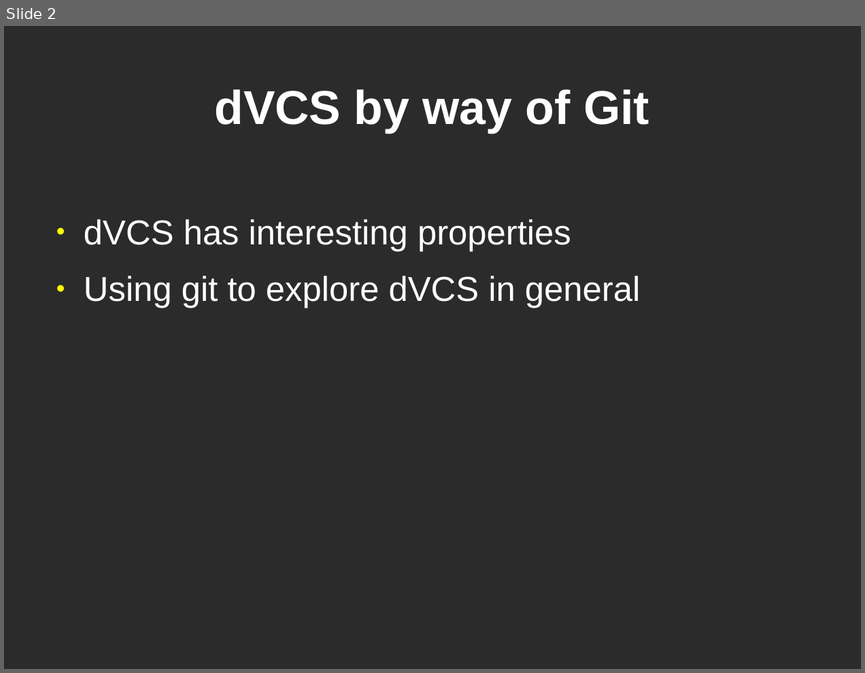
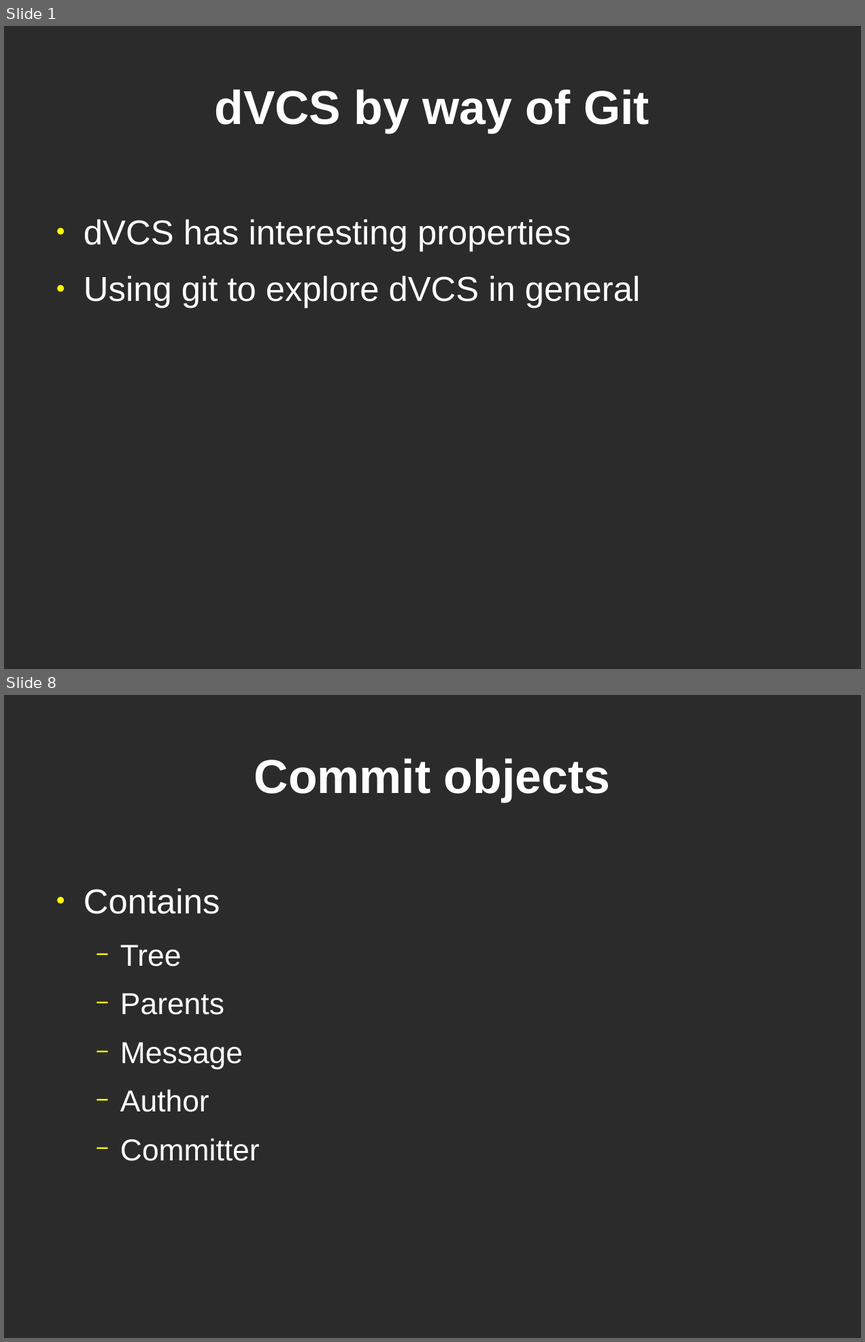
Before and after one commit to bjc/dvcs-git-slides, a slide deck: git.odp. Shown one above the other, each under a label of ours: slide 2 before the commit, slides 1 and 8 after it; the slides between them are not shown. The pictures are 865x673 and 865x1342 pixels, drawn with LibreOffice and Linux fonts; fonts in the diff are those of the drawing; background and template pictures are left out; a plain dark background stands for a picture behind light text. Boxes give left, top, right and bottom in pixels: in the first picture for what was removed or moved away, otherwise in the second. Text is boxed around its words. In the diff, an @@ line names an element or a change of style, - is before the commit and + after.

```diff
--- a/git.odp
+++ b/git.odp
@@ slide 8 added at (4, 695, 861, 1338), background picture (left out) @@
@@ title added at (254, 758, 610, 802), 44 pt, text #FFFFFF, bold @@
+Commit objects
@@ text added at (84, 888, 260, 1161), 28 pt, text #FFFFFF @@
+● Contains
+  − Tree
+  − Parents
+  − Message
+  − Author
+  − Committer
@@ what was slide 2 is now slide 1 @@
```
Also in this commit, not shown: 10 other slides added, 1 slide removed.
